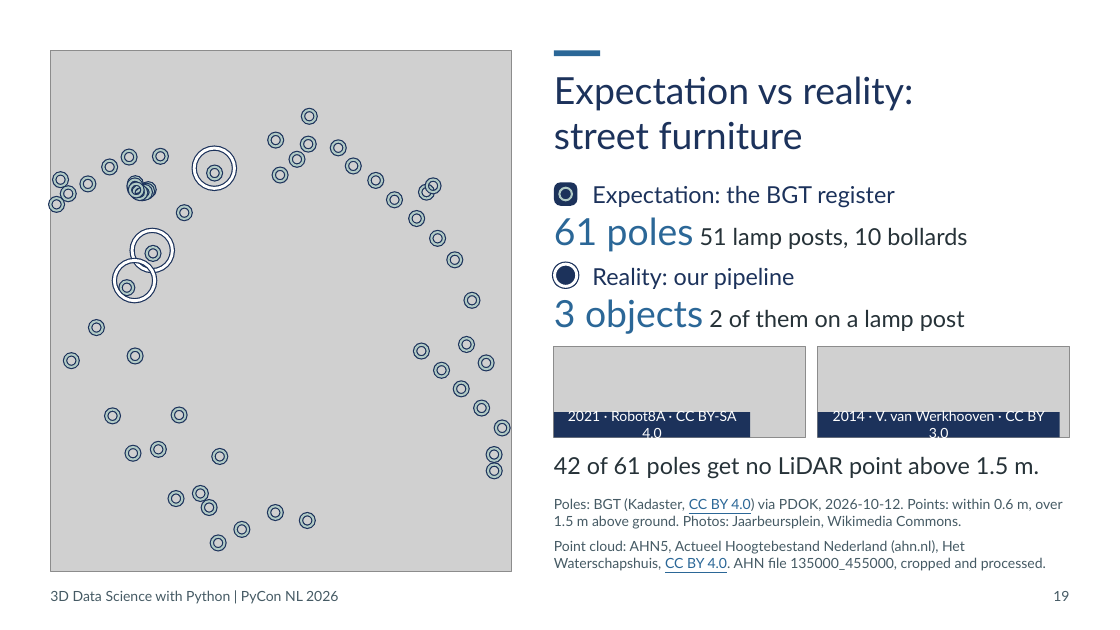
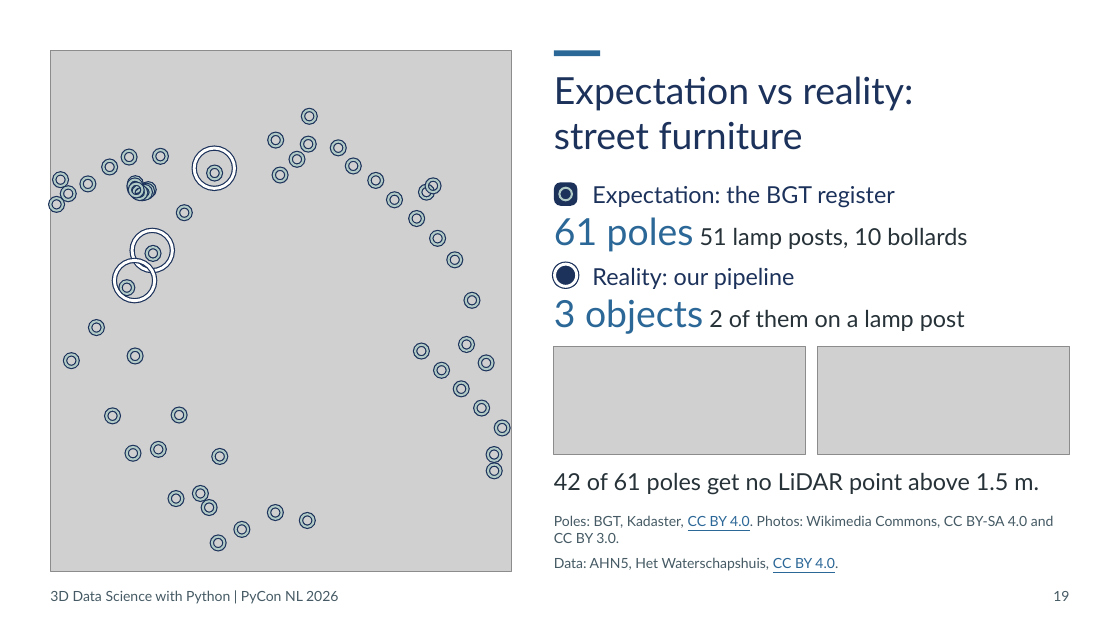
Before and after one commit to Sloppy1999/pycon-nl-2026-3d-data-science, a slide deck: slide 19 of deck/out/20261015_PyCon-NL_3D-Data-Science.pptx. Drawn at 1120x630 pixels with LibreOffice and Linux fonts; fonts in the diff are those of the drawing; grey boxes stand for pictures. Boxes give left, top, right and bottom in pixels: in the first picture for what was removed or moved away, otherwise in the second. Text is boxed around its words. In the diff, an @@ line names an element or a change of style, - is before the commit and + after.

```diff
--- a/deck/out/20261015_PyCon-NL_3D-Data-Science.pptx
+++ b/deck/out/20261015_PyCon-NL_3D-Data-Science.pptx
@@ picture resized from (x1=554, y1=346, x2=806, y2=437) to (x1=554, y1=346, x2=806, y2=454) @@
@@ picture resized from (x1=818, y1=346, x2=1070, y2=437) to (x1=818, y1=346, x2=1070, y2=454) @@
@@ rectangle removed at (x1=554, y1=413, x2=750, y2=438) @@
-2021 · Robot8A · CC BY-SA 4.0
@@ rectangle removed at (x1=818, y1=413, x2=1060, y2=438) @@
-2014 · V. van Werkhooven · CC BY 3.0
@@ text "42 of 61 poles get ..." moved from (x1=554, y1=456, x2=1039, y2=479) to (x1=554, y1=472, x2=1039, y2=495) @@
@@ text at (x1=554, y1=515, x2=1054, y2=543): text changed @@
-Poles: BGT (Kadaster, CC BY 4.0) via PDOK, 2026-10-12. Points: within 0.6 m, over 1.5 m above ground. Photos: Jaarbeursplein, Wikimedia Commons.
+Poles: BGT, Kadaster, CC BY 4.0. Photos: Wikimedia Commons, CC BY-SA 4.0 and CC BY 3.0.
@@ text at (x1=554, y1=557, x2=838, y2=571): text changed @@
-Point cloud: AHN5, Actueel Hoogtebestand Nederland (ahn.nl), Het Waterschapshuis, CC BY 4.0. AHN file 135000_455000, cropped and processed.
+Data: AHN5, Het Waterschapshuis, CC BY 4.0.
```
Also in this commit, not shown: 29 other slides changed, 3 slides removed, 28 other files.
